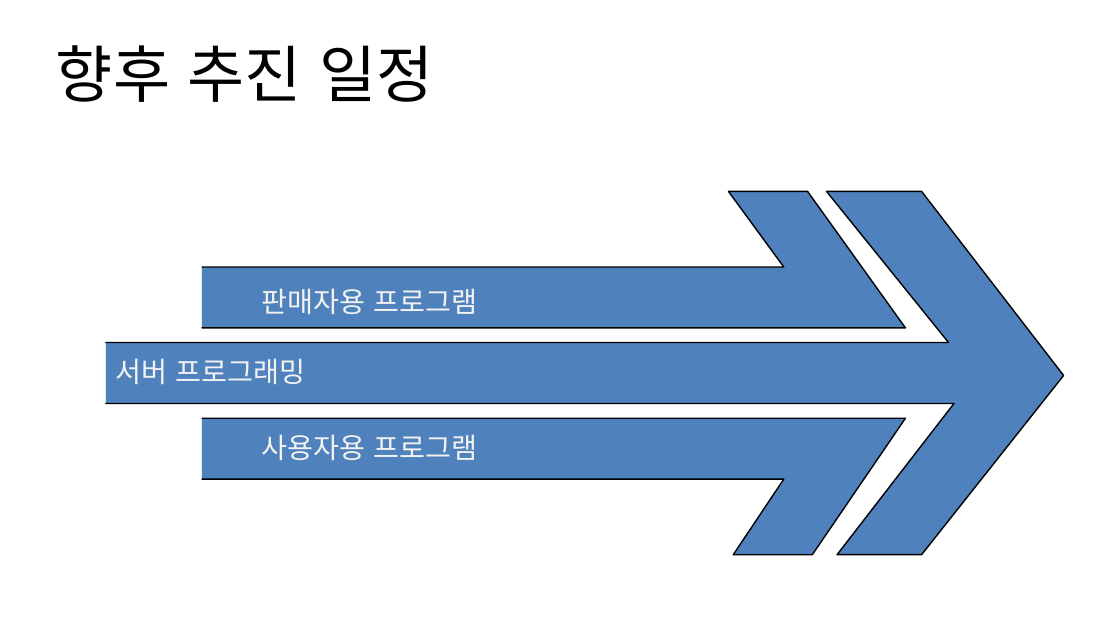
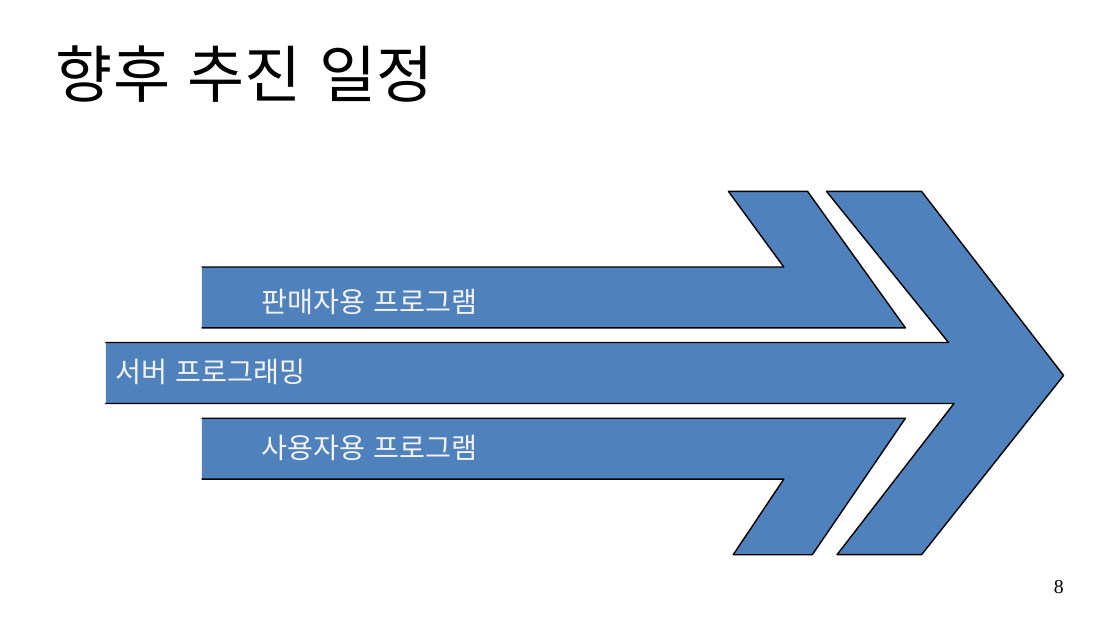
Before and after one commit to BerryWell/CapstoneDesign-2019-02, a slide deck: slide 8 of 제출자료/발표자료/발표 자료_3주차.pptx. Drawn at 1120x630 pixels with LibreOffice and Linux fonts; fonts in the diff are those of the drawing. Boxes give left, top, right and bottom in pixels: in the first picture for what was removed or moved away, otherwise in the second. Text is boxed around its words. In the diff, an @@ line names an element or a change of style, - is before the commit and + after.

```diff
--- a/제출자료/발표자료/발표 자료_3주차.pptx
+++ b/제출자료/발표자료/발표 자료_3주차.pptx
@@ page number added at (1054, 580, 1064, 594), 14 pt, text #000000 @@
+8
```
Also in this commit, not shown: 8 other slides changed.
